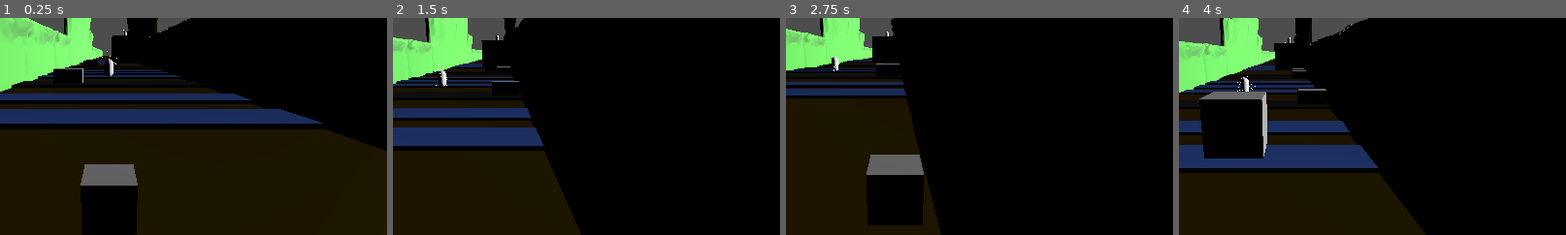
Above: before the commit, frames 1-4 (left to right).
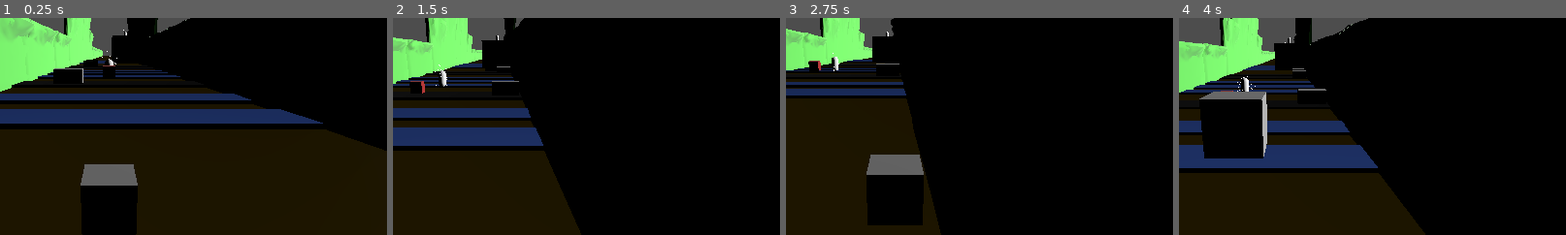
Above: after the commit, the same moments.

Repository: notadoctortired/SleepyFrog
Game: Godot game, scene res://scenes/main_scene.tscn
The game is run twice, just before and just after one commit, with the same random seed, the same clock (stepped at 60 frames per second) and the same inputs.
Inputs (mouse positions are % of the whole screen's width and height, from its top left):
- Up to frame 1 (0.25 s): no input
- Up to frame 2 (1.5 s): tap Enter (ui_accept) at 0.5 s; move the mouse to (72, 45) at 0.52 s; hold Right (move_right) 0.53-1.28 s; hold F 0.53-1.28 s; click (72, 45) at 0.67 s; tap Space (jump) at 0.77 s; move the mouse to (30, 55) at 1.27 s; hold Down (move_backward) from 1.28 s (still down); tap Q at 1.35 s
- Up to frame 3 (2.75 s): tap Space (jump) at 1.52 s; move the mouse to (60, 28) at 2.02 s; release Down (move_backward) at 2.03 s; hold Right (move_right) from 2.03 s (still down); hold F from 2.03 s (still down)
- Up to frame 4 (4 s): move the mouse to (45, 70) at 2.77 s; release Right (move_right) at 2.78 s; release F at 2.78 s; hold Up (move_forward) 2.78-3.53 s; tap Q at 2.85 s; click (45, 70) at 2.92 s; tap Space (jump) at 3.02, 3.77 s; move the mouse to (80, 65) at 3.52 s; hold Left (move_left) from 3.53 s (still down); hold F from 3.53 s (still down)
The pictures show only the part of the screen within x 36-86%, y 22-72%; the shares and areas given below are measured in that part.

The runs differ from the first frame. In frame 1, less than 0.1% of the frame differs, in the area x 26-30%, y 21-28%; in frame 2, 0.1%, in the area x 4-9%, y 29-35%; in frame 3, 0.1%; in frame 4, less than 0.1%.

Commit message:
Worked on enemy movement and level design

Diff:
--- /dev/null
+++ b/scenes/enemy.tscn
@@ -0,0 +1,30 @@
+[gd_scene load_steps=6 format=3 uid="uid://dxmuju0a2oam6"]
+
+[ext_resource type="Script" uid="uid://bqxyrwl48d6pr" path="res://scripts/enemy_movement.gd" id="1_7p1mj"]
+
+[sub_resource type="StandardMaterial3D" id="StandardMaterial3D_7xaro"]
+albedo_color = Color(0.572549, 0, 0, 1)
+
+[sub_resource type="BoxMesh" id="BoxMesh_7k104"]
+
+[sub_resource type="BoxShape3D" id="BoxShape3D_4gyqm"]
+
+[sub_resource type="BoxShape3D" id="BoxShape3D_7p1mj"]
+
+[node name="Enemy" type="Node3D"]
+
+[node name="CharacterBody3D" type="CharacterBody3D" parent="."]
+script = ExtResource("1_7p1mj")
+
+[node name="MeshInstance3D" type="MeshInstance3D" parent="CharacterBody3D"]
+material_override = SubResource("StandardMaterial3D_7xaro")
+mesh = SubResource("BoxMesh_7k104")
+
+[node name="CollisionShape3D" type="CollisionShape3D" parent="CharacterBody3D"]
+shape = SubResource("BoxShape3D_4gyqm")
+
+[node name="Radius" type="Area3D" parent="CharacterBody3D"]
+
+[node name="CollisionShape3D" type="CollisionShape3D" parent="CharacterBody3D/Radius"]
+transform = Transform3D(10, 0, 0, 0, 0.549729, 0, 0, 0, 10, 0, -0.266367, 0)
+shape = SubResource("BoxShape3D_7p1mj")
--- a/scenes/main_scene.tscn
+++ b/scenes/main_scene.tscn
@@ -15,6 +15,7 @@
 [ext_resource type="Script" uid="uid://nrnm1vr2sbfk" path="res://scripts/kill_script.gd" id="13_r6p65"]
 [ext_resource type="Material" uid="uid://gow1ki2m21ci" path="res://materials/Water_Mat.tres" id="14_r6p65"]
 [ext_resource type="PackedScene" uid="uid://cnu2q2p0ew25c" path="res://scenes/car.tscn" id="16_01n6w"]
+[ext_resource type="PackedScene" uid="uid://dxmuju0a2oam6" path="res://scenes/enemy.tscn" id="16_6u1mn"]
 
 [sub_resource type="BoxShape3D" id="BoxShape3D_pu3yx"]
 
@@ -1133,3 +1134,6 @@
 
 [node name="MeshInstance3D" type="MeshInstance3D" parent="Obstacles/Alleyway/Wall_Right"]
 mesh = SubResource("BoxMesh_01n6w")
+
+[node name="Enemy" parent="Obstacles" instance=ExtResource("16_6u1mn")]
+transform = Transform3D(1, 0, 0, 0, 1, 0, 0, 0, 1, 0, 1.96776, -19.241)
--- a/scripts/car.gd
+++ b/scripts/car.gd
@@ -10,10 +10,8 @@
 	origin_pos = get_parent().get_node("Car_Origin").position
 
 func _integrate_forces(PhysicsDirectBodyState3D):
-	print(speed)
 	lock_rotation = 1
 	linear_velocity.x += ran_speed
-	print(linear_velocity.x)
 	linear_velocity.x += speed
 
 	if respawn:
--- /dev/null
+++ b/scripts/enemy_movement.gd
@@ -0,0 +1,25 @@
+extends CharacterBody3D
+
+@export var speed = 25
+var player = null
+
+func _ready():
+	$Radius.body_entered.connect(_on_Radius_body_entered)
+	$Radius.body_entered.connect(_on_Radius_body_exited)
+
+func _physics_process(delta):
+	velocity = Vector3.ZERO
+	if player:
+		velocity = (player.position - position).normalized() * speed
+		$MeshInstance3D.basis = Basis.looking_at(player.position)
+
+	move_and_slide()
+
+func _on_Radius_body_entered(body):
+	if body.name == "Player":
+		player = body
+		print("entered")
+
+func _on_Radius_body_exited(body):
+	if body.name == "Player":
+		player = null
Not shown: 1 places in scenes/main_scene.tscn that only renumber resources
Not shown, added: scripts/enemy_movement.gd.uid
Not shown, added: scenes/car.tscn1667623617.tmp
Not shown, added: scenes/car.tscn1677456068.tmp
